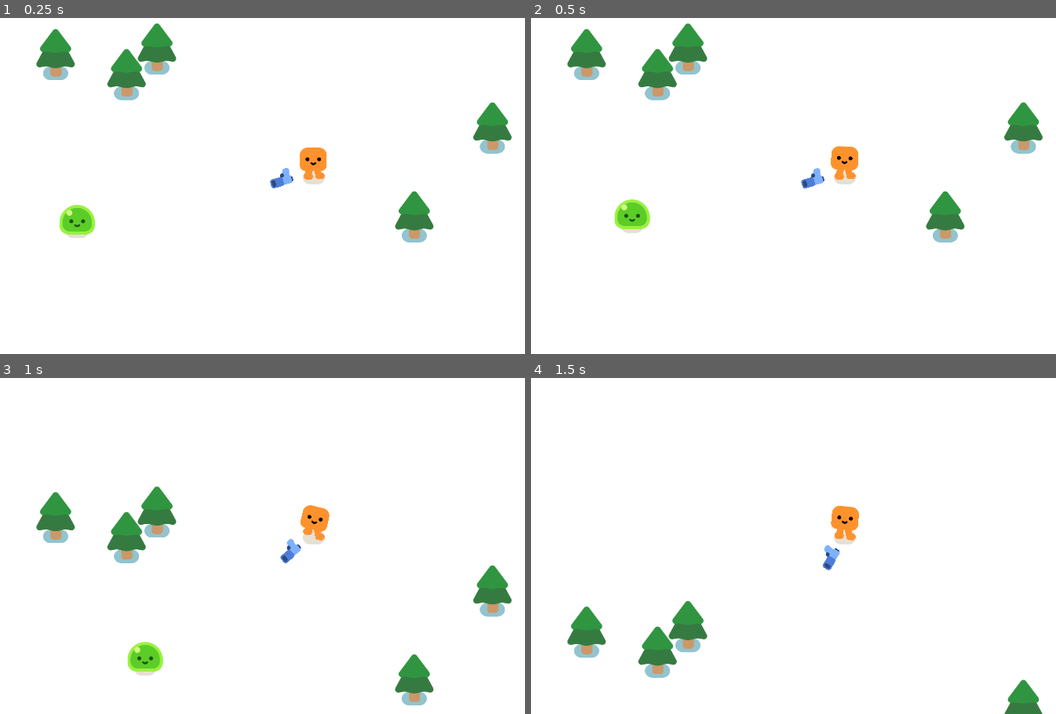
Above: before the commit, frames 1-4 (two rows, left to right).
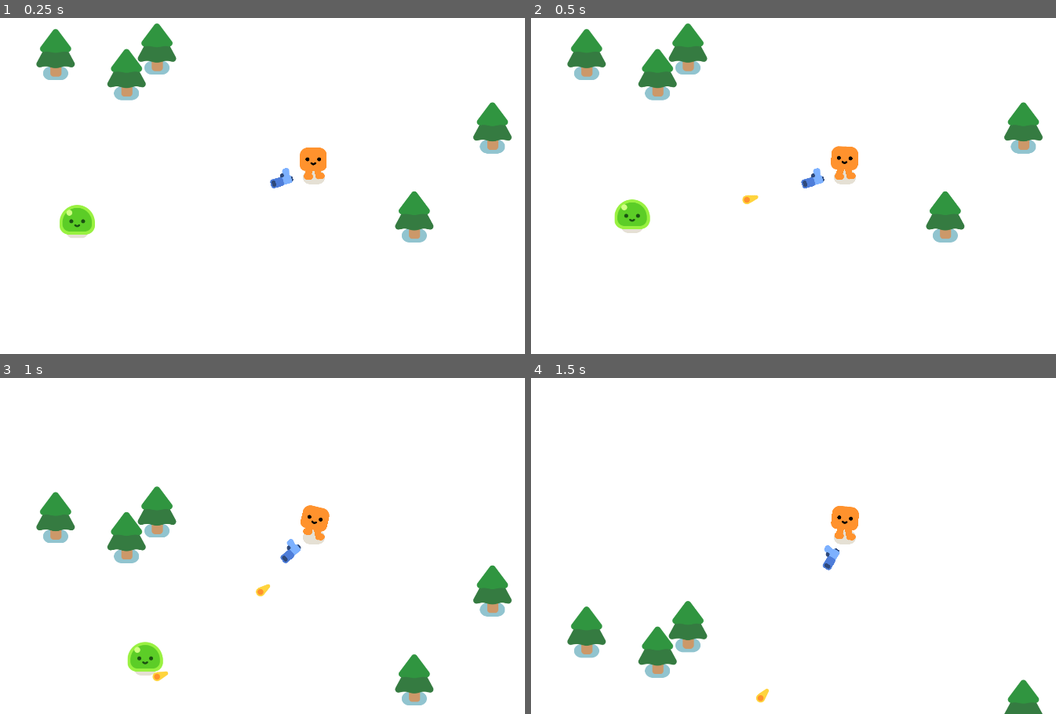
Above: after the commit, the same moments.

Repository: joszeto1/2024-game-final
Game: Godot game, scene res://survivors_game.tscn
The game is run twice, just before and just after one commit, with the same random seed, the same clock (stepped at 60 frames per second) and the same inputs.
Inputs:
- Up to frame 1 (0.25 s): no input
- Up to frame 2 (0.5 s): no input
- Up to frame 3 (1 s): hold W (move_up) from 0.53 s (still down)
- Up to frame 4 (1.5 s): keep holding W (move_up)

Frame 1 is identical in both runs. In frame 2, less than 0.1% of the frame differs, in the area x 40-44%, y 52-56%; in frame 3, 0.1%, in the area x 28-52%, y 61-91%; in frame 4, less than 0.1%.

Commit message:
gun shoots bullets that target enemies

Diff:
--- a/bullet.tscn
+++ b/bullet.tscn
@@ -7,6 +7,7 @@
 radius = 19.105
 
 [node name="Bullet" type="Area2D"]
+top_level = true
 collision_layer = 0
 collision_mask = 3
 script = ExtResource("1_r7i36")
--- a/gun.gd
+++ b/gun.gd
@@ -6,3 +6,14 @@
 	if enemies_in_range.size() > 0:
 		var target_enemy = enemies_in_range.front()
 		look_at(target_enemy.global_position)
+
+func shoot():
+	const BULLET = preload("res://bullet.tscn")
+	var new_bullet = BULLET.instantiate()
+	new_bullet.global_position = %ShootingPoint.global_position
+	new_bullet.global_rotation = %ShootingPoint.global_rotation
+	%ShootingPoint.add_child(new_bullet)
+
+
+func _on_timer_timeout():
+	shoot()
--- a/gun.tscn
+++ b/gun.tscn
@@ -21,4 +21,11 @@
 texture = ExtResource("1_mwkcr")
 
 [node name="ShootingPoint" type="Marker2D" parent="WeaponPivot/Pistol"]
+unique_name_in_owner = true
 position = Vector2(26, -11)
+
+[node name="Timer" type="Timer" parent="."]
+wait_time = 0.3
+autostart = true
+
+[connection signal="timeout" from="Timer" to="." method="_on_timer_timeout"]
--- a/mob.tscn
+++ b/mob.tscn
@@ -9,6 +9,7 @@
 [node name="Mob" type="CharacterBody2D"]
 collision_layer = 2
 collision_mask = 3
+platform_floor_layers = 4294901760
 script = ExtResource("1_8e7gr")
 
 [node name="Slime" parent="." instance=ExtResource("1_fy7oy")]
--- a/player.tscn
+++ b/player.tscn
@@ -8,6 +8,7 @@
 radius = 30.0167
 
 [node name="Player" type="CharacterBody2D"]
+platform_floor_layers = 4294901760
 script = ExtResource("1_w77gb")
 
 [node name="HappyBoo" parent="." instance=ExtResource("1_p3wwh")]
